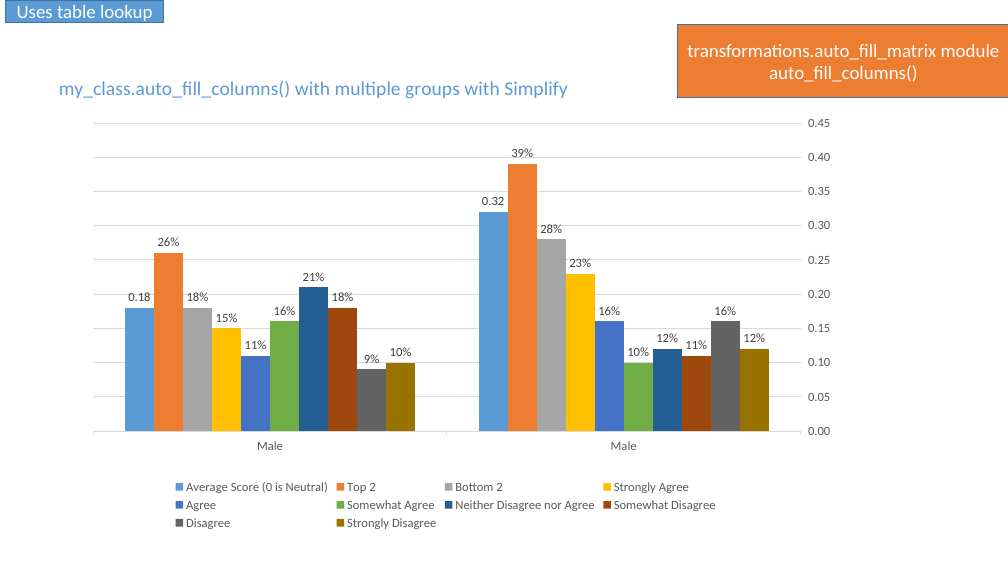
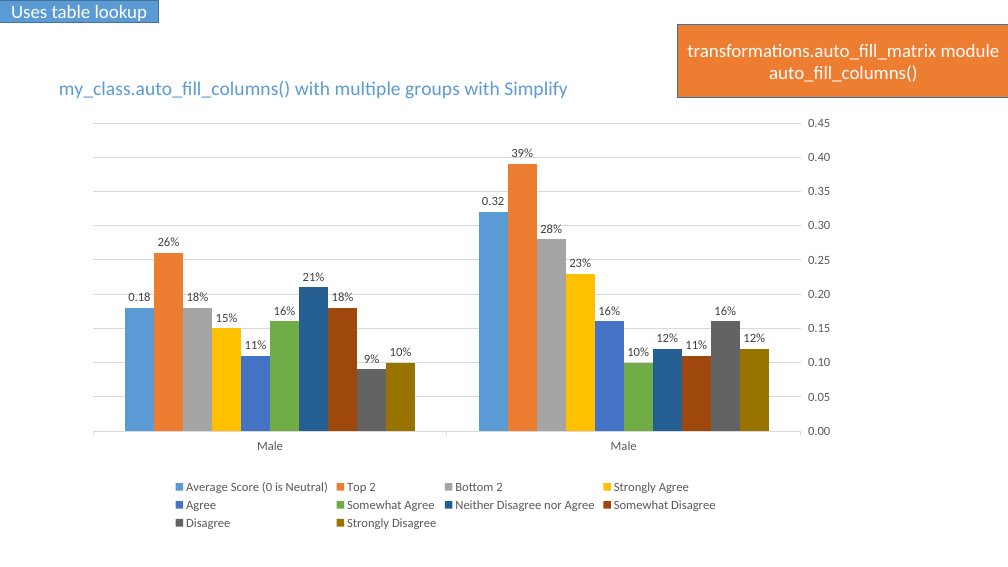
Before and after one commit to Collette-Curson/forgetdata_Slides_modules, a slide deck: slide 23 of Scripts/test_manual_auto_fill_matrix.pptx. Drawn at 1008x567 pixels with LibreOffice and Linux fonts; fonts in the diff are those of the drawing. Boxes give left, top, right and bottom in pixels: in the first picture for what was removed or moved away, otherwise in the second. Text is boxed around its words. In the diff, an @@ line names an element or a change of style, - is before the commit and + after.

```diff
--- a/Scripts/test_manual_auto_fill_matrix.pptx
+++ b/Scripts/test_manual_auto_fill_matrix.pptx
@@ rectangle "Uses table lookup": place and size @@
-rectangle "Uses table lookup" at (5, 0, 163, 23)
+rectangle "Uses table lookup" at (0, 0, 158, 23)
```
Also in this commit, not shown: 17 other slides changed, 1 other file.
